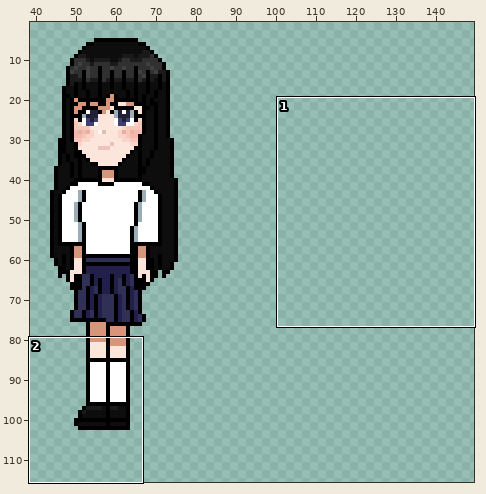
File history of a pixel-art file, anime/anime-8bit/new/painting-sandbox/sah2-sn.ase. Above: a wide view before the commit, with the close-up outlined.
Close-up. The starting point:
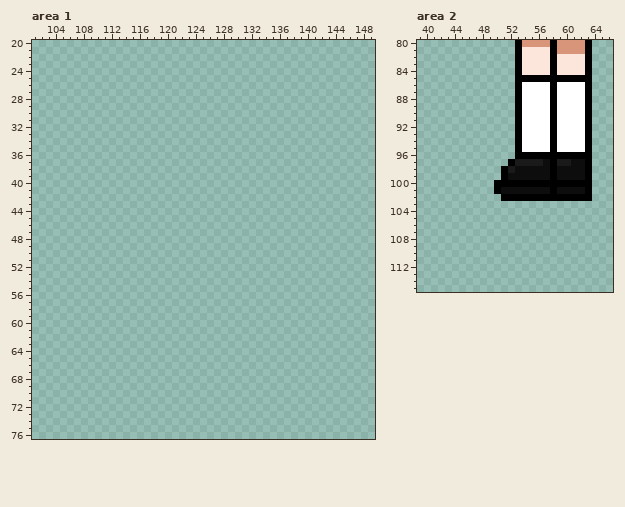
160x144 pixels, 1 frame. Colours within 5 levels of each other are drawn and written as one. Shown: area 1: x 101..149, y 20..76; area 2: x 39..66, y 80..115. The wide view leaves out empty margins.
After:
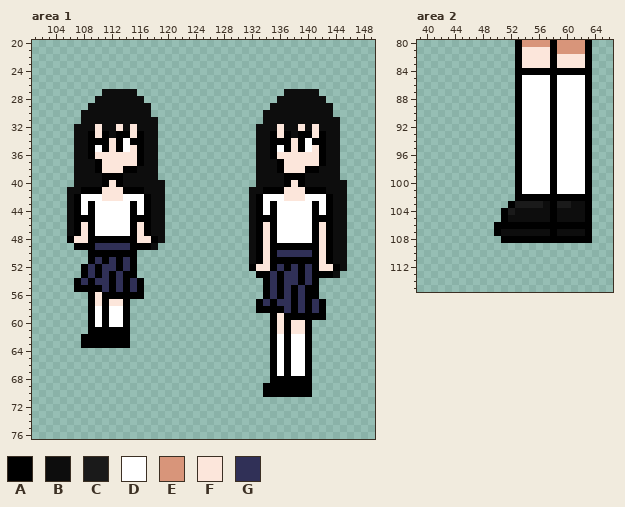
Palette (. is transparent): A #000000  B #0d0d0d  C #1a1a1a  D #ffffff  E #d8957a  F #fce6db  G #303057
From old to new:
Changed rows in their new state; - is an unchanged pixel.
Area 1:
first column x 106:
27 -----BBBBB---------------------BBBBB----
28 ----BBBBBBB-------------------BBBBBBB---
29 ---BBBBBBBBB-----------------BBBBBBBBB--
30 --BBBBBBBBBB----------------BBBBBBBBBB--
31 --BBBBBBBBBBB---------------BBBBBBBBBBB-
32 -BBBFBBFBFBBB--------------BBBFBBFBFBBB-
33 -BBAFABAAFABB--------------BBAFABAAFABB-
34 -BBAAAFADAABB--------------BBAAAFADAABB-
35 -BBADAFADFABB--------------BBADAFADFABB-
36 -BBAFFFFFFABB--------------BBAFFFFFFABB-
37 -BBBAFFFFFABB--------------BBBAFFFFFABB-
38 -BBBAFFFAABBB--------------BBBAFFFAABBB-
39 -BBBBAAABBBBB--------------BBBBAAABBBBB-
40 -BBBBAFABBBBBB-------------BBBBAFABBBBBB
41 BBAAAFFFAAABBB------------BBAAAFFFAAABBB
42 BADDDFFFDDDABB------------BADDDFFFDDDABB
43 BADADDDDDADABB------------BADADDDDDADABB
44 BADADDDDDADABB------------BADADDDDDADABB
45 BAAADDDDDAAABB------------BAAADDDDDAAABB
46 BAFADDDDDAFABB------------BAFADDDDDAFABB
47 BAFADDDDDAFABB------------BAFADDDDDAFABB
48 AFFAAAAAAAFFAB------------BAFADDDDDAFABB
49 -AAAGGGGGAAAB-------------BAFAAAAAAAFABB
50 ---AAAAAAA----------------BAFAGGGGGAFABB
51 ---AGAGAGA----------------BAFAAAAAAAFABB
52 --AGAGGAGA----------------AFFAGAGAGAFFAB
53 --AGAGAGAA-----------------AAGAGGAGAAAB-
54 -AGAGGAGAGA-----------------AGAGGAGA----
55 -AAAAGAGAGA-----------------AGAGAGAA----
56 ---AFAAAAAA-----------------AGAGAGAA----
57 ---AFAFFA------------------AGAGGAGAGA---
58 ---ADADDA------------------AAAAGAGAGA---
59 ---ADADDA--------------------AFAAAAAA---
60 ---ADADDA--------------------AFAFFA-----
61 ---AAAAAA--------------------AFAFFA-----
62 --AAAAAAA--------------------ADADDA-----
63 --AAAAAAA--------------------ADADDA-----
64 -----------------------------ADADDA-----
65 -----------------------------ADADDA-----
66 -----------------------------ADADDA-----
67 -----------------------------ADADDA-----
68 -----------------------------AAAAAA-----
69 ----------------------------AAAAAAA-----
70 ----------------------------AAAAAAA-----
Area 2:
first column x 54:
 84 AAAA-AAAA
 85 DDDD-DDDD
first column x 50:
 96 ----DDDD-DDDD-
 97 --.ADDDD-DDDD-
 98 -..ADDDD-DDDD-
 99 -..ADDDD-DDDD-
100 ...-DDDD-DDDD-
101 ...ADDDD-DDDD-
102 -..-----------
103 --ACCCCBACCBBA
104 -ACBBBBBABBBBA
105 -ABBBBBBABBBBA
106 AAAAAAAAAAAAAA
107 ABBBBBBBABBBBA
108 -AAAAAAAAAAAAA
Where, in picture pixels (left, top, right, bottom), the same in both close-ups:
added: (67, 89, 165, 348)
added: (249, 89, 347, 397)
changed: (522, 68, 585, 82)
changed: (494, 152, 592, 243)
